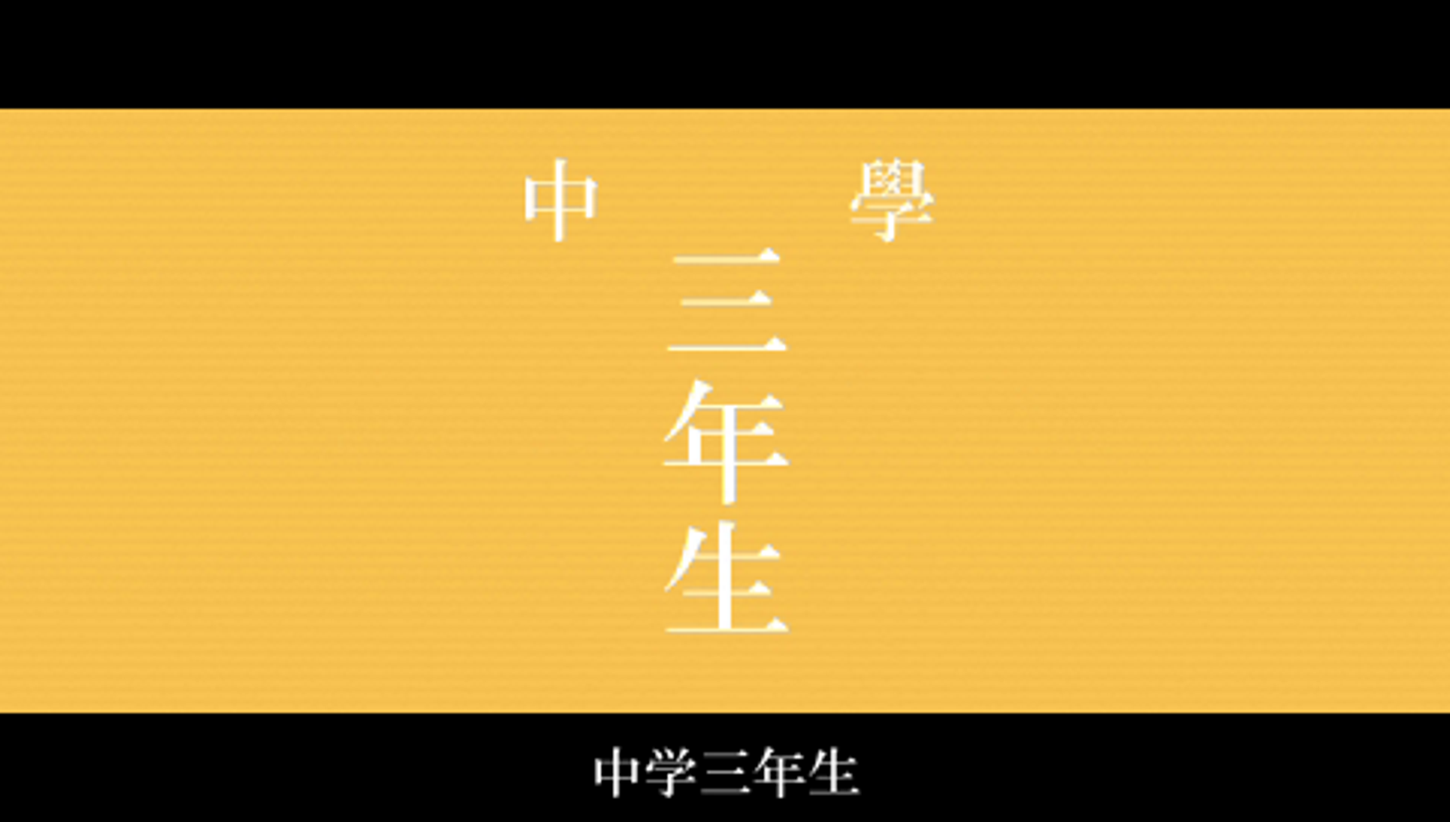
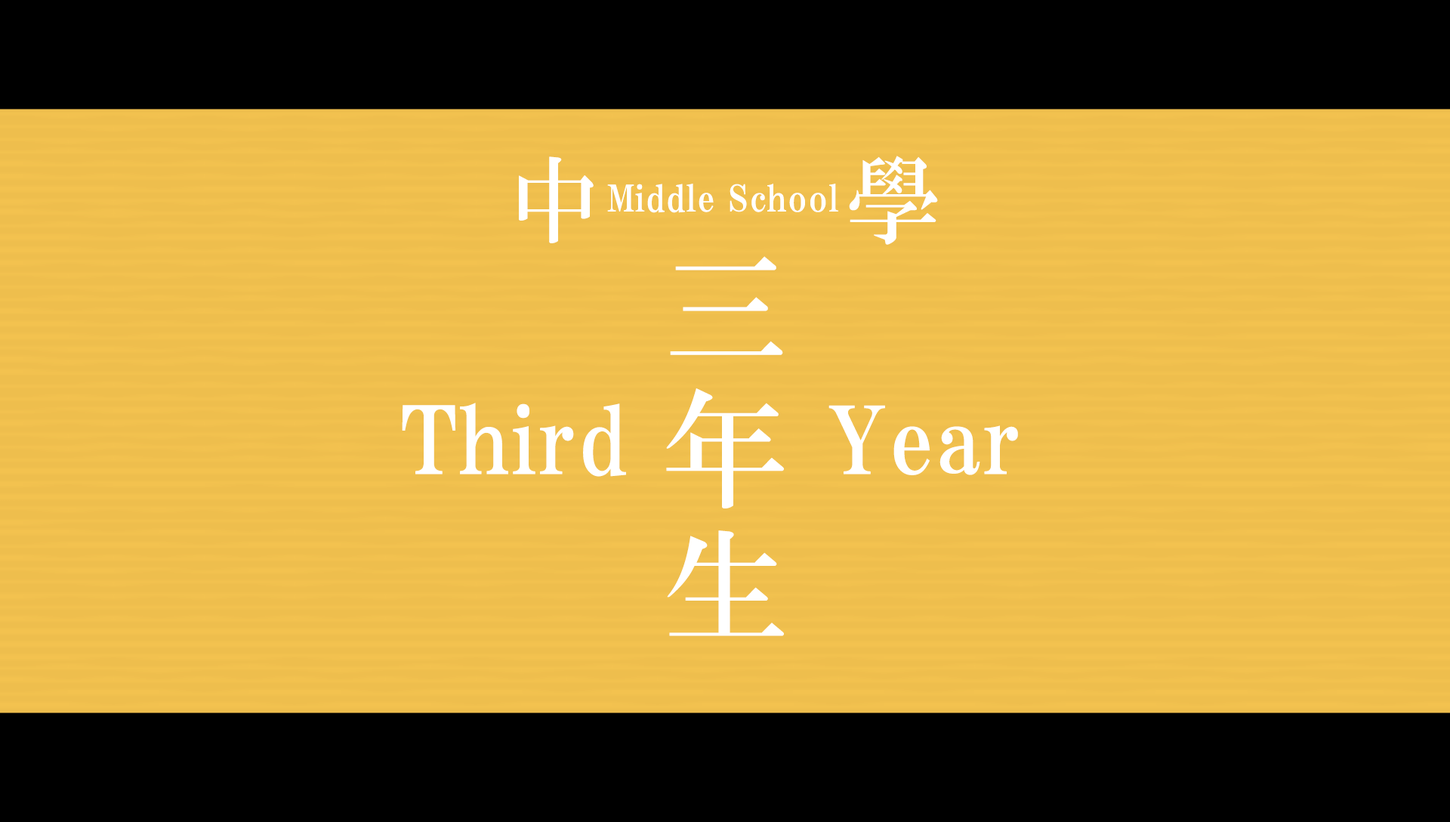
Comparing the layer stacks of the two 1450px x 822px images. Changes:
added layer "Third Year" above "Middle School" over [401, 402, 1019, 477]
added layer "Middle School" above "三年生" over [607, 183, 839, 213]
added layer "三年生" above "中 學" over [666, 256, 784, 636]
added layer "中 學" above "Layer 2" over [518, 155, 938, 245]
showed "Layer 2", painted on it over [0, 107, 1450, 799]
